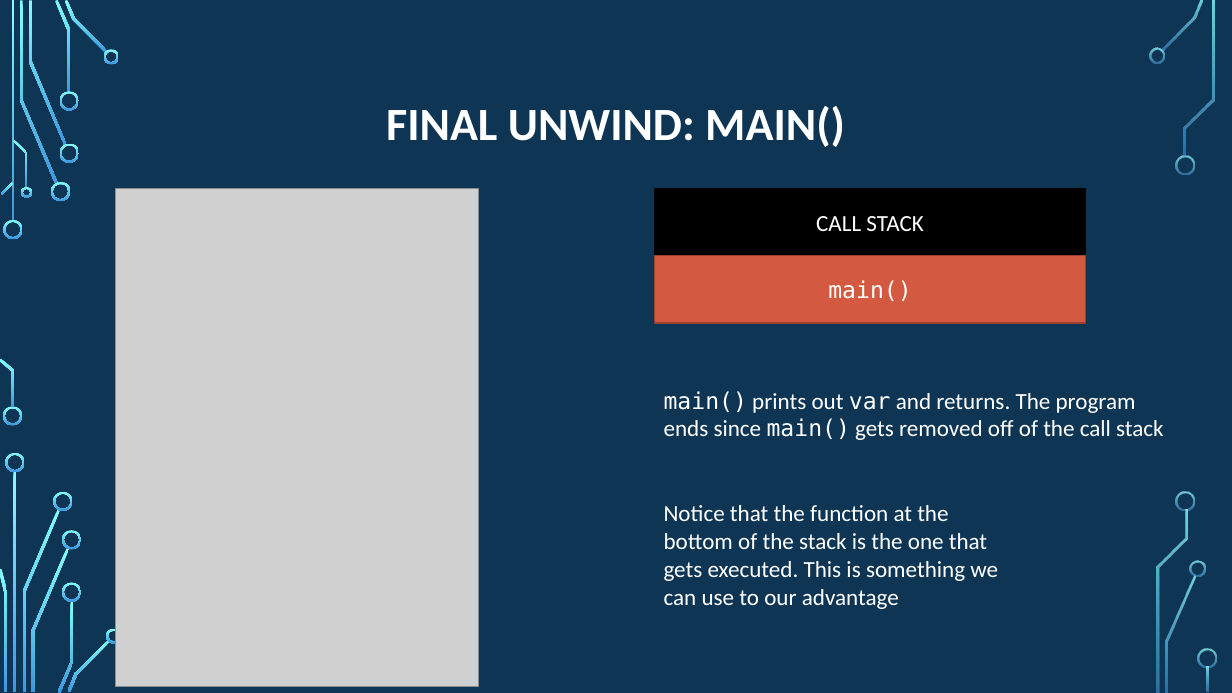
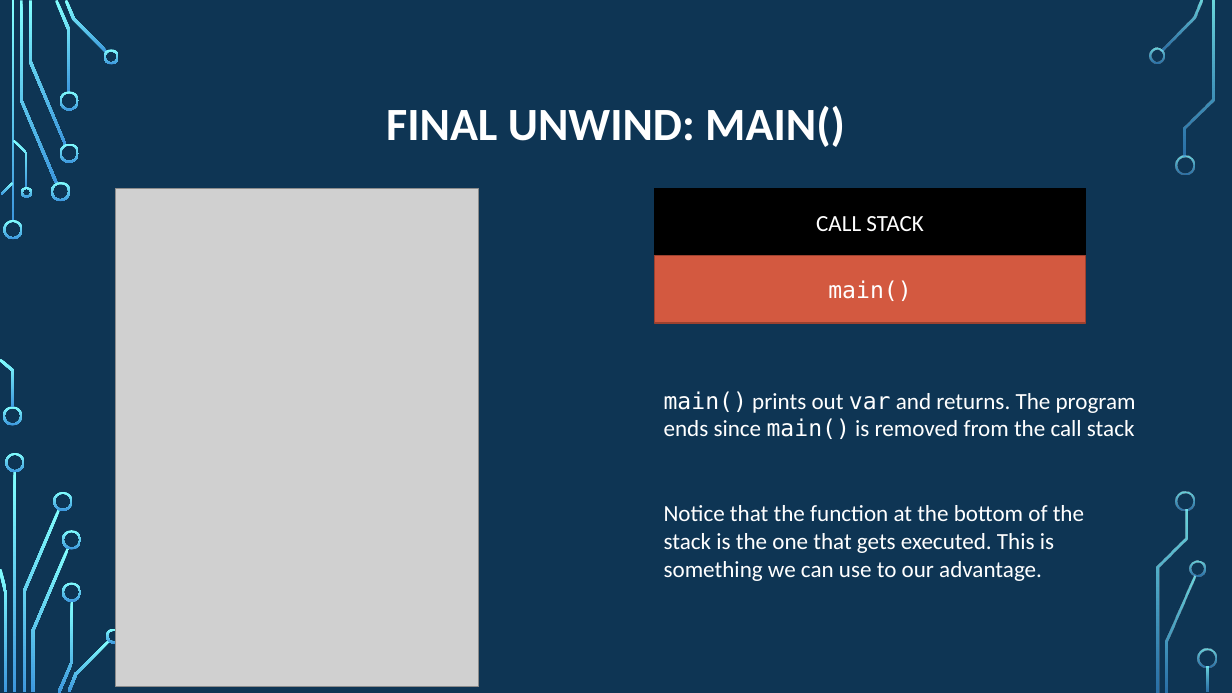
Before and after one commit to psypdt/ZIS_C-_Summer_Course_2019, a slide deck: slide 47 of Day_4/Day_4.pptx. Drawn at 1232x693 pixels with LibreOffice and Linux fonts; fonts in the diff are those of the drawing; grey boxes stand for pictures; background and template pictures are left out. Boxes give left, top, right and bottom in pixels: in the first picture for what was removed or moved away, otherwise in the second. Text is boxed around its words. In the diff, an @@ line names an element or a change of style, - is before the commit and + after.

Commit message:
Update day4

```diff
--- a/Day_4/Day_4.pptx
+++ b/Day_4/Day_4.pptx
@@ text at <box>664,391,1136,439</box>: text changed @@
-main() prints out var and returns. The program ends since main() gets removed off of the call stack
+main() prints out var and returns. The program ends since main() is removed from the call stack
@@ text at <box>664,505,1084,581</box>: text changed @@
-Notice that the function at the bottom of the stack is the one that gets executed. This is something we can use to our advantage
+Notice that the function at the bottom of the stack is the one that gets executed. This is something we can use to our advantage.
```
Also in this commit, not shown: 3 other slides changed, 21 slides added.
